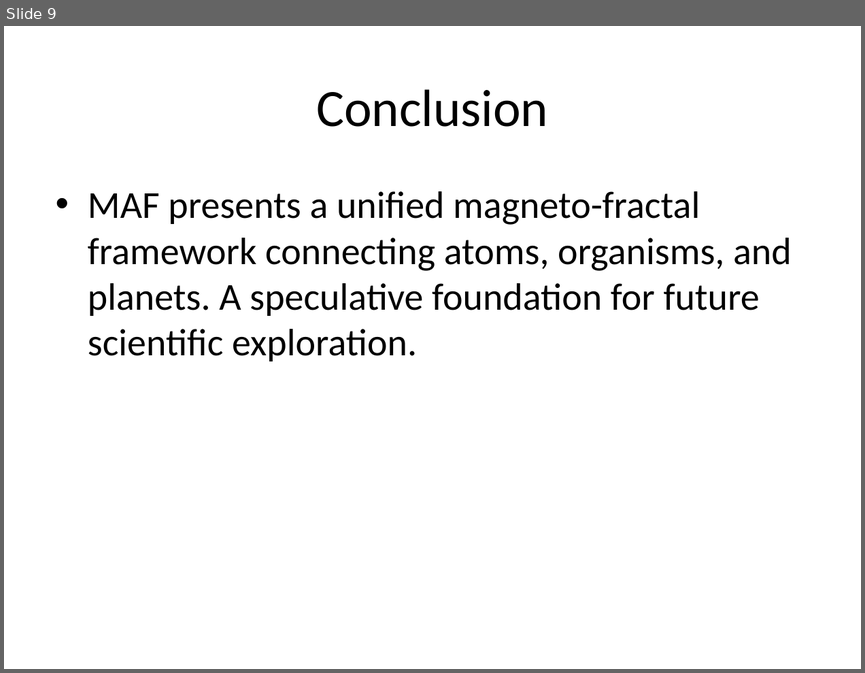
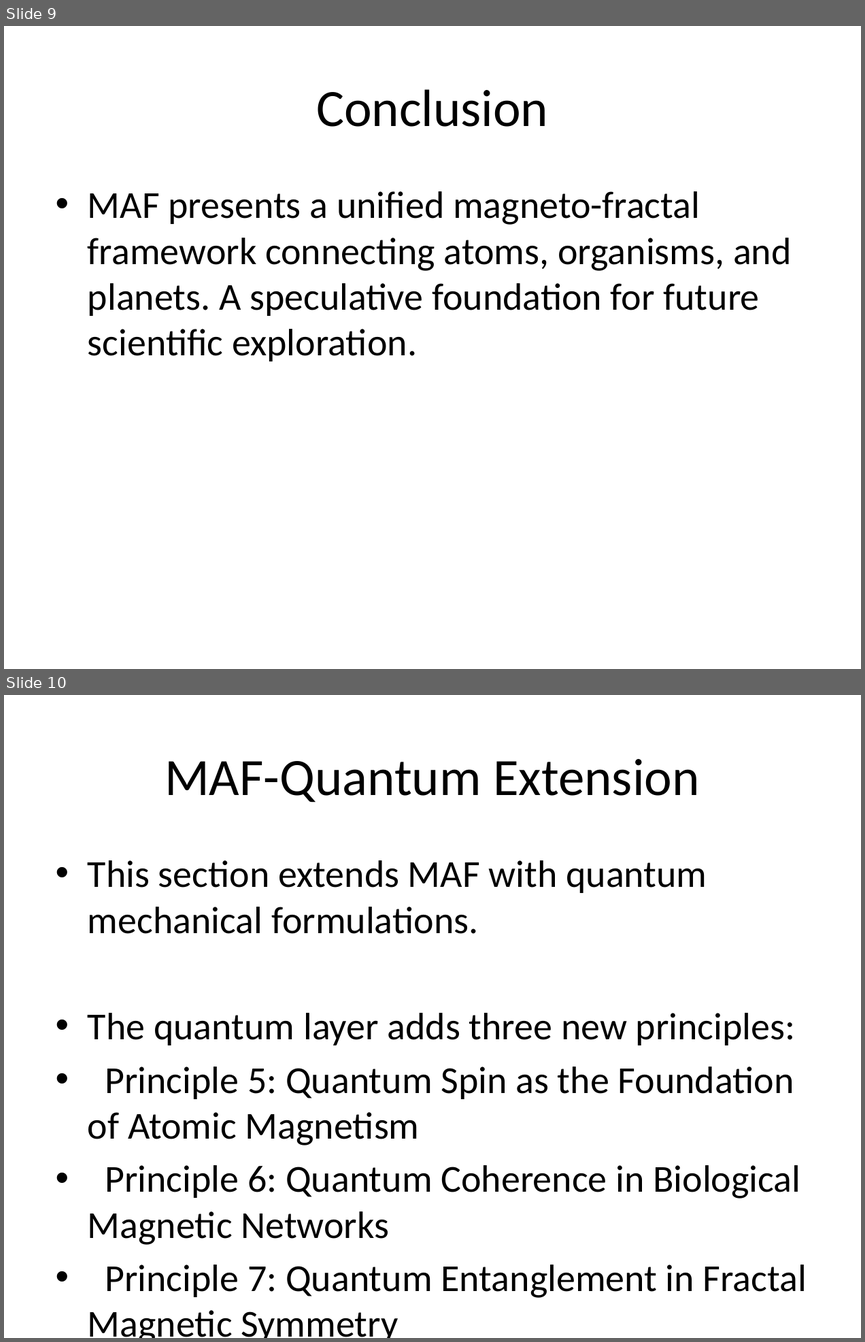
Before and after one commit to wouble-u/W, a slide deck: docs/MAF_Presentation.pptx. Shown one above the other, each under a label of ours: slide 9 before the commit, slides 9 and 10 after it. The pictures are 865x673 and 865x1342 pixels, drawn with LibreOffice and Linux fonts; fonts in the diff are those of the drawing. Boxes give left, top, right and bottom in pixels: in the first picture for what was removed or moved away, otherwise in the second. Text is boxed around its words. In the diff, an @@ line names an element or a change of style, - is before the commit and + after.

```diff
--- a/docs/MAF_Presentation.pptx
+++ b/docs/MAF_Presentation.pptx
@@ slide 10 added at [4,695,861,1338], background #FFFFFF @@
@@ title added at [164,759,699,802], 44 pt, text #000000 @@
+MAF-Quantum Extension
@@ text added at [88,860,806,1338], 32 pt, text #000000 @@
+• This section extends MAF with quantum mechanical formulations.
+• The quantum layer adds three new principles:
+• Principle 5: Quantum Spin as the Foundation of Atomic Magnetism
+• Principle 6: Quantum Coherence in Biological Magnetic Networks
+• Principle 7: Quantum Entanglement in Fractal Magnetic Symmetry
```
Also in this commit, not shown: 6 other slides added, 1 other file.
